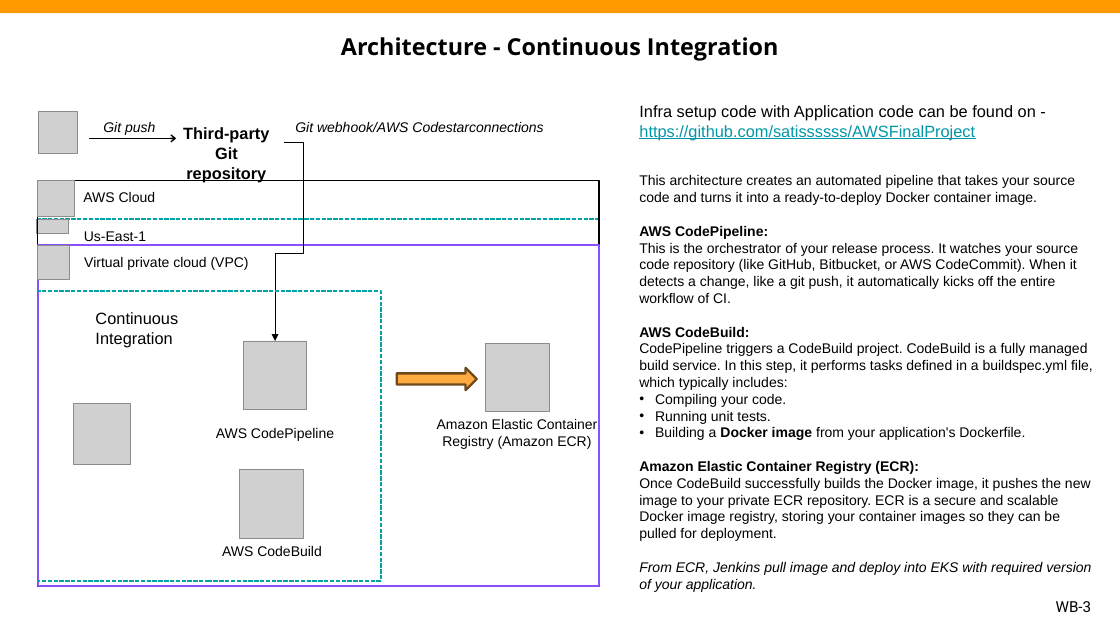
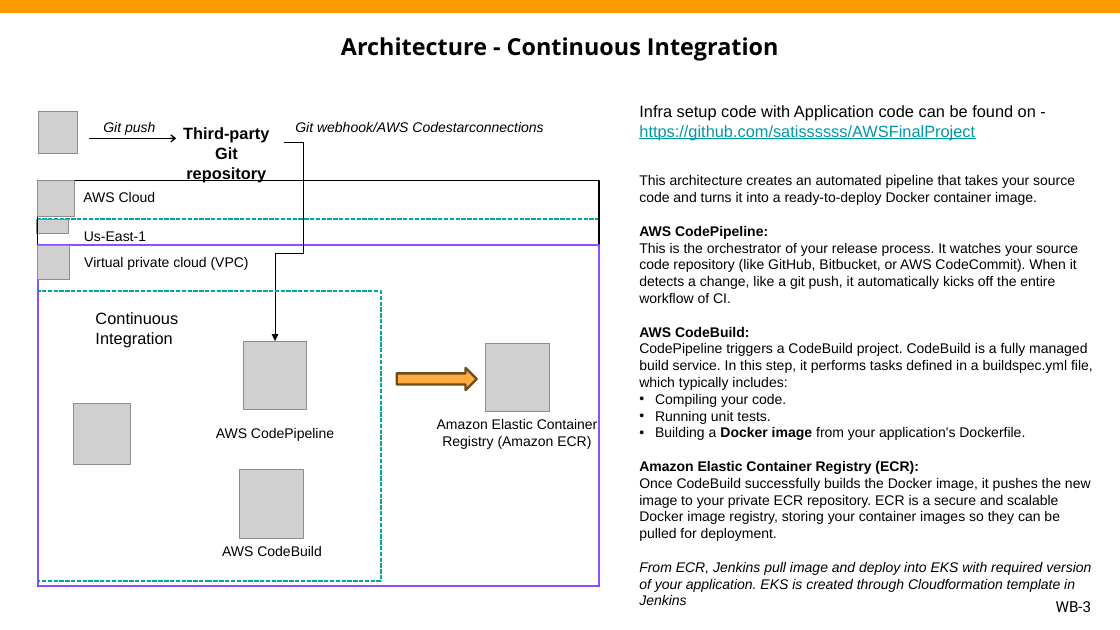
Before and after one commit to satissssss/AWSFinalProject, a slide deck: slide 3 of AWS-FinalProject-MJS.pptx. Drawn at 1120x630 pixels with LibreOffice and Linux fonts; fonts in the diff are those of the drawing; grey boxes stand for pictures; background and template pictures are left out. Boxes give left, top, right and bottom in pixels: in the first picture for what was removed or moved away, otherwise in the second. Text is boxed around its words. In the diff, an @@ line names an element or a change of style, - is before the commit and + after.

Commit message:
ppt added

```diff
--- a/AWS-FinalProject-MJS.pptx
+++ b/AWS-FinalProject-MJS.pptx
@@ text at (639,562,1091,605): text changed @@
-From ECR, Jenkins pull image and deploy into EKS with required version of your application.
+From ECR, Jenkins pull image and deploy into EKS with required version of your application. EKS is created through Cloudformation template in Jenkins
```
